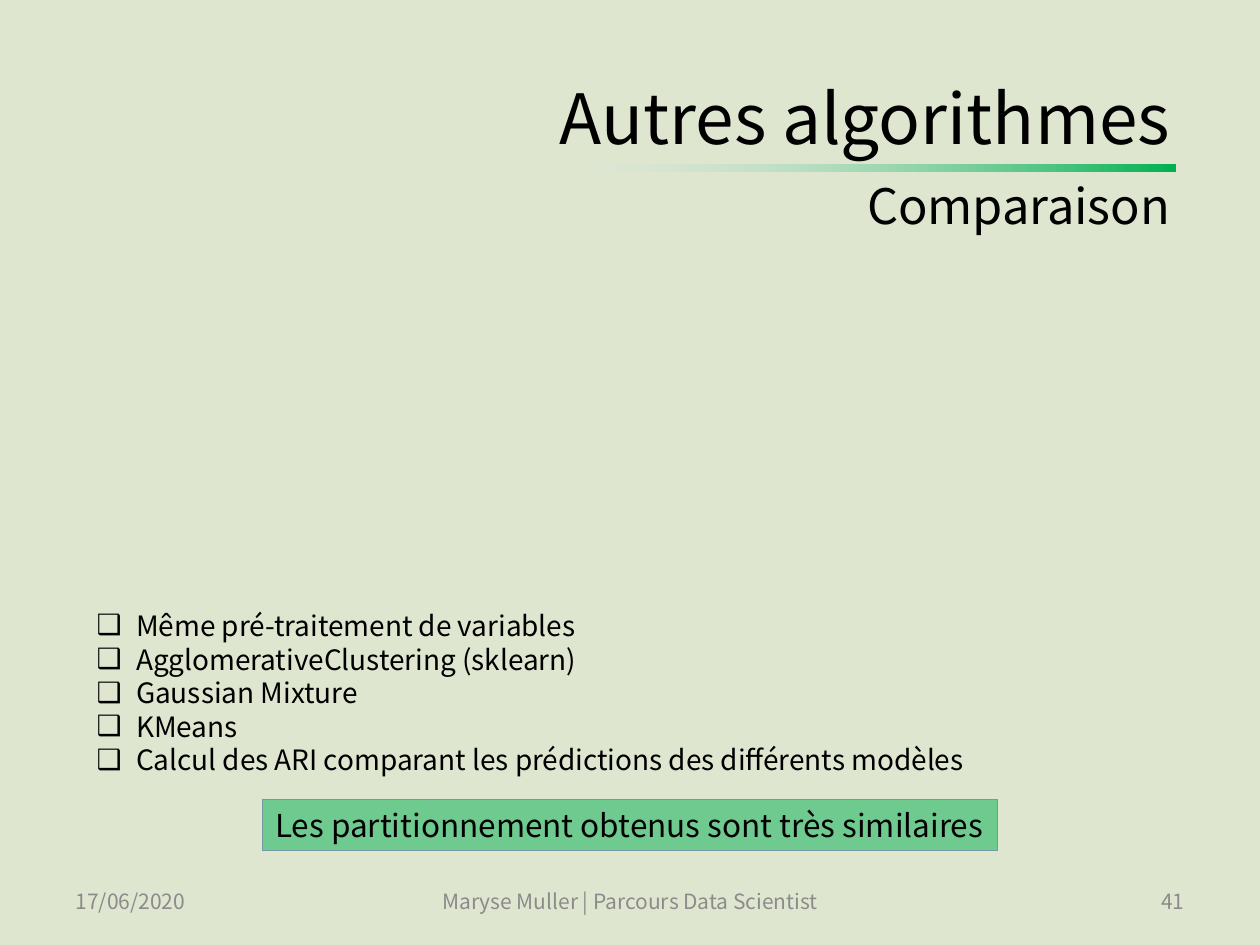
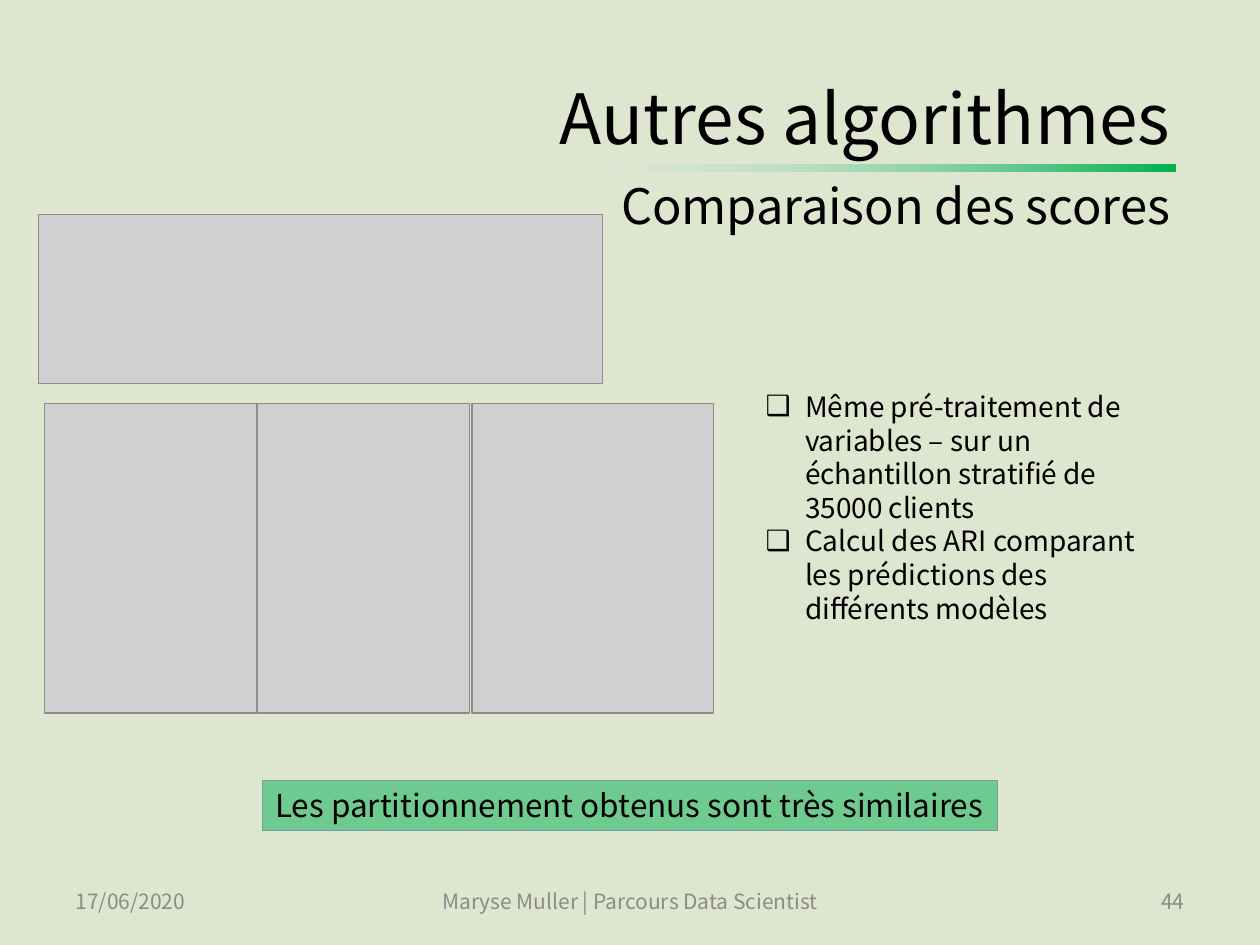
Before and after one commit to SmellyArmure/OC_DS_Project5, a slide deck: slide 44 of PRESENTATION/Projet5.pptx (slide 41 before the commit). Drawn at 1260x945 pixels with LibreOffice and Linux fonts; fonts in the diff are those of the drawing; grey boxes stand for pictures. Boxes give left, top, right and bottom in pixels: in the first picture for what was removed or moved away, otherwise in the second. Text is boxed around its words. In the diff, an @@ line names an element or a change of style, - is before the commit and + after.

Commit message:
PROJET TERMINE | P5_Cleaning_EDA_2 : ajouté des graphes de l'analyse temporelle pour la présentation | P5_Clustering : stabilité à l'initialisation des autres algorithmes de clustering, comparaison des résultats. | Présentation : Finalisation de la présentation - (soutenance passée avec succès).

```diff
--- a/PRESENTATION/Projet5.pptx
+++ b/PRESENTATION/Projet5.pptx
@@ title at (560,89,1170,235): text changed; size 39.6 to 27.9 pt @@
-Autres algorithmes
-Comparaison
+Autres algorithmes
+Comparaison des scores
@@ picture added at (39,214,604,383) @@
@@ text "Même pré-traitement de variables – ...": place and size @@
-text "Même pré-traitement de variables – ..." at (136,612,964,777)
+text "Même pré-traitement de variables – ..." at (805,393,1135,620)
@@ picture added at (44,403,257,713) @@
@@ picture added at (257,403,470,713) @@
@@ picture added at (472,403,714,713) @@
@@ text at (805,393,1121,519): text changed @@
-❑ Même pré-traitement de variables
-❑ AgglomerativeClustering (sklearn)
-❑ Gaussian Mixture
-❑ KMeans
+❑ Même pré-traitement de variables – sur un échantillon stratifié de 35000 clients
@@ rectangle "Les partitionnement obtenus sont très ...": place and size @@
-rectangle "Les partitionnement obtenus sont très ..." at (263,800,998,850)
+rectangle "Les partitionnement obtenus sont très ..." at (263,780,998,830)
@@ page number at (1161,894,1184,909): text changed @@
-41
+44
```
Also in this commit, not shown: 12 other slides changed, 4 slides added, 3 other files.
